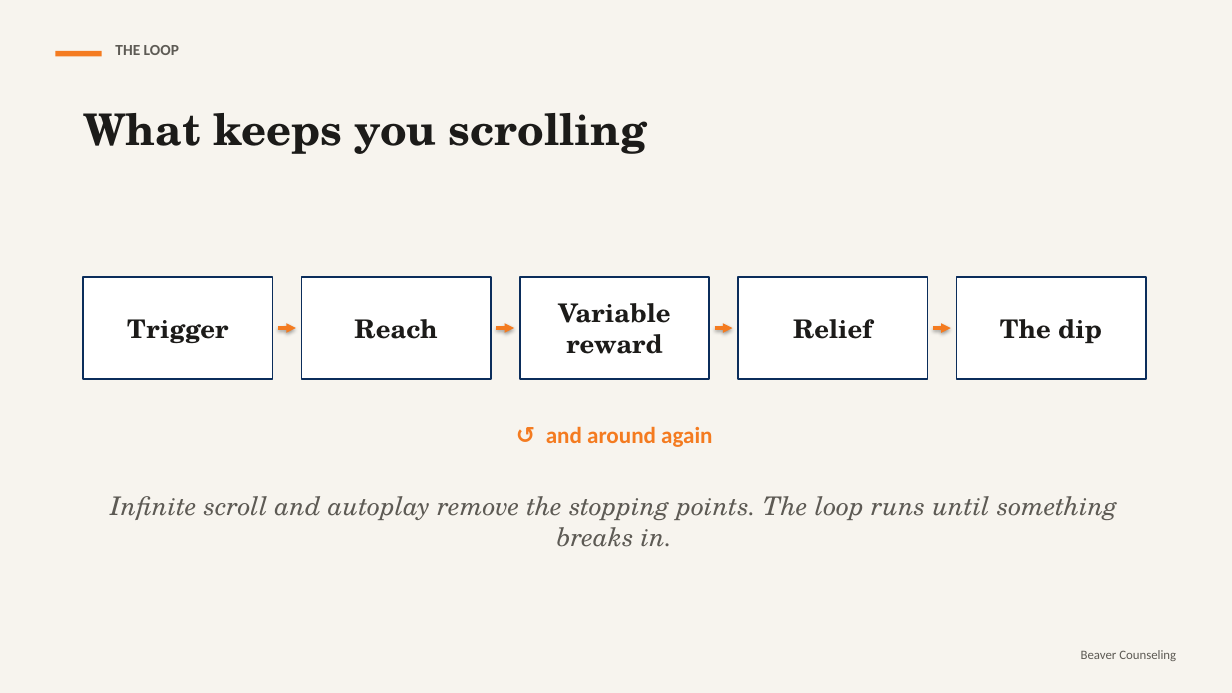
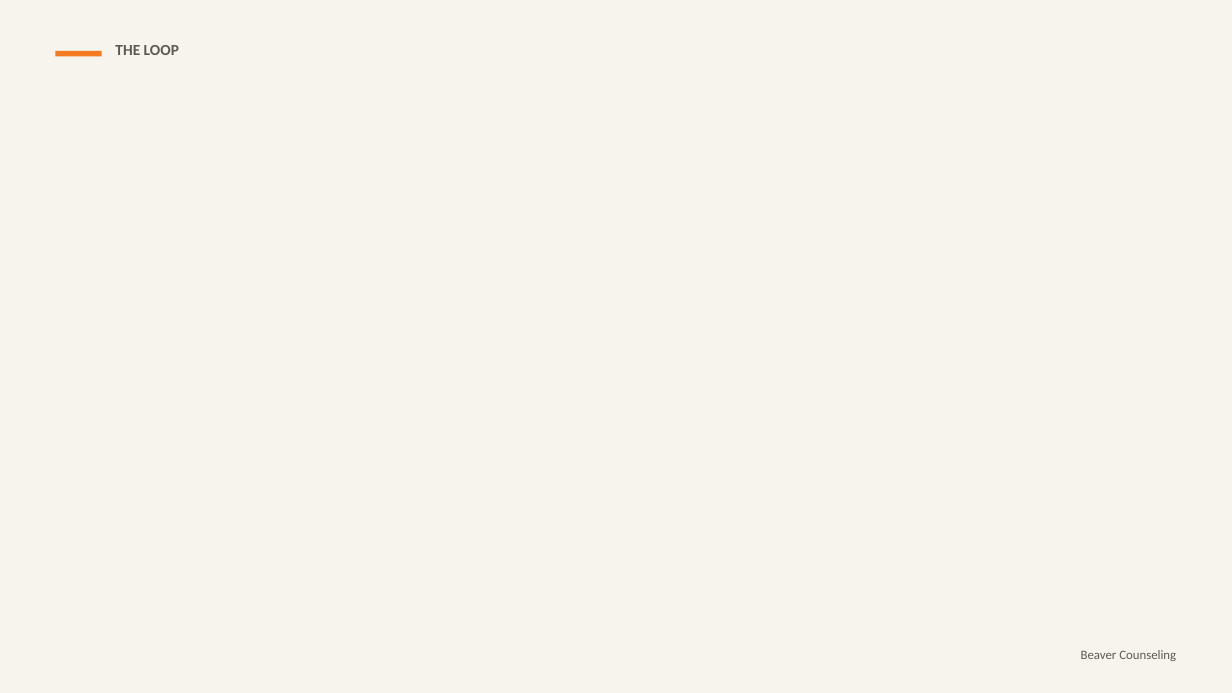
Before and after one commit to rmwtoolkit/bcds-toolkit, a slide deck: slide 6 of decks/doomscroll-lesson-v2.pptx (slide 4 before the commit). Drawn at 1232x693 pixels with LibreOffice and Linux fonts; fonts in the diff are those of the drawing; background and template pictures are left out. Boxes give left, top, right and bottom in pixels: in the first picture for what was removed or moved away, otherwise in the second. Text is boxed around its words. In the diff, an @@ line names an element or a change of style, - is before the commit and + after.

```diff
--- a/decks/doomscroll-lesson-v2.pptx
+++ b/decks/doomscroll-lesson-v2.pptx
@@ text removed at box(83, 113, 647, 154) @@
-What keeps you scrolling
@@ rectangle removed at box(83, 277, 273, 379) @@
@@ rectangle removed at box(301, 277, 491, 379) @@
@@ rectangle removed at box(519, 277, 709, 379) @@
@@ rectangle removed at box(738, 277, 928, 379) @@
@@ rectangle removed at box(957, 277, 1146, 379) @@
@@ text removed at box(127, 319, 228, 343) @@
-Trigger
@@ arrow removed from (278, 328) to (296, 328) @@
@@ text removed at box(354, 319, 437, 339) @@
-Reach
@@ arrow removed from (496, 328) to (515, 328) @@
@@ text removed at box(558, 303, 670, 354) @@
-Variable reward
@@ arrow removed from (714, 328) to (733, 328) @@
@@ text removed at box(793, 319, 872, 339) @@
-Relief
@@ arrow removed from (933, 328) to (951, 328) @@
@@ text removed at box(1000, 319, 1102, 344) @@
-The dip
@@ text removed at box(546, 426, 712, 447) @@
-↺ and around again
@@ text removed at box(110, 496, 1117, 547) @@
-Infinite scroll and autoplay remove the stopping points. The loop runs until something breaks in.
```
Also in this commit, not shown: 10 other slides changed, 22 slides added, 1 slide removed, 8 other files.
